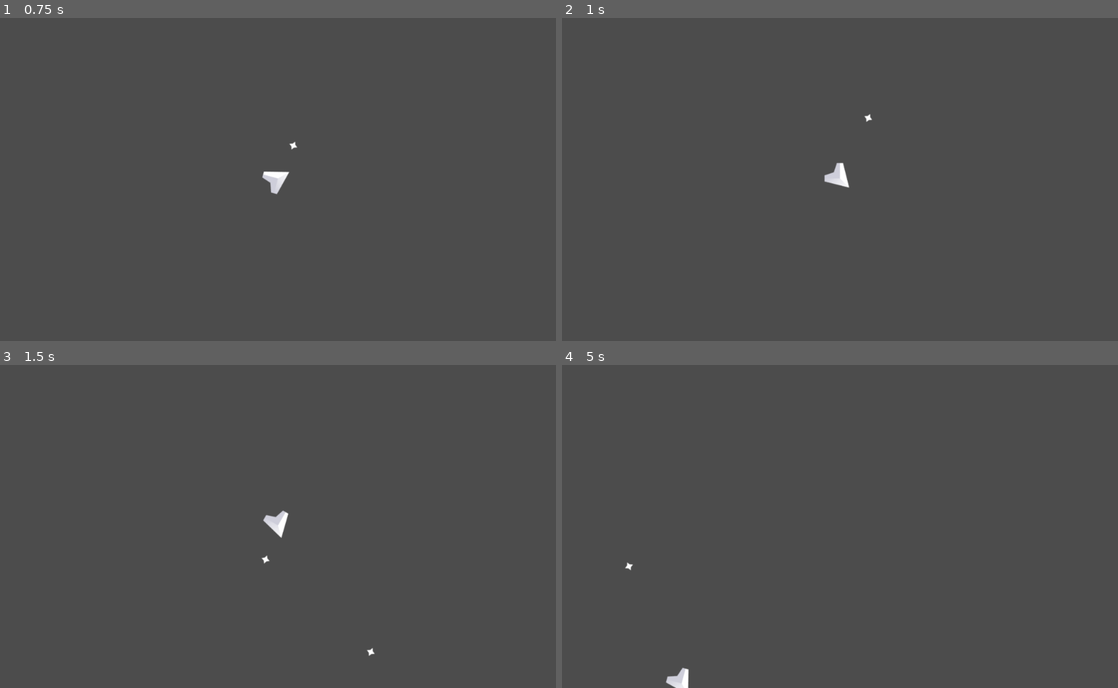
Above: before the commit, frames 1-4 (two rows, left to right).
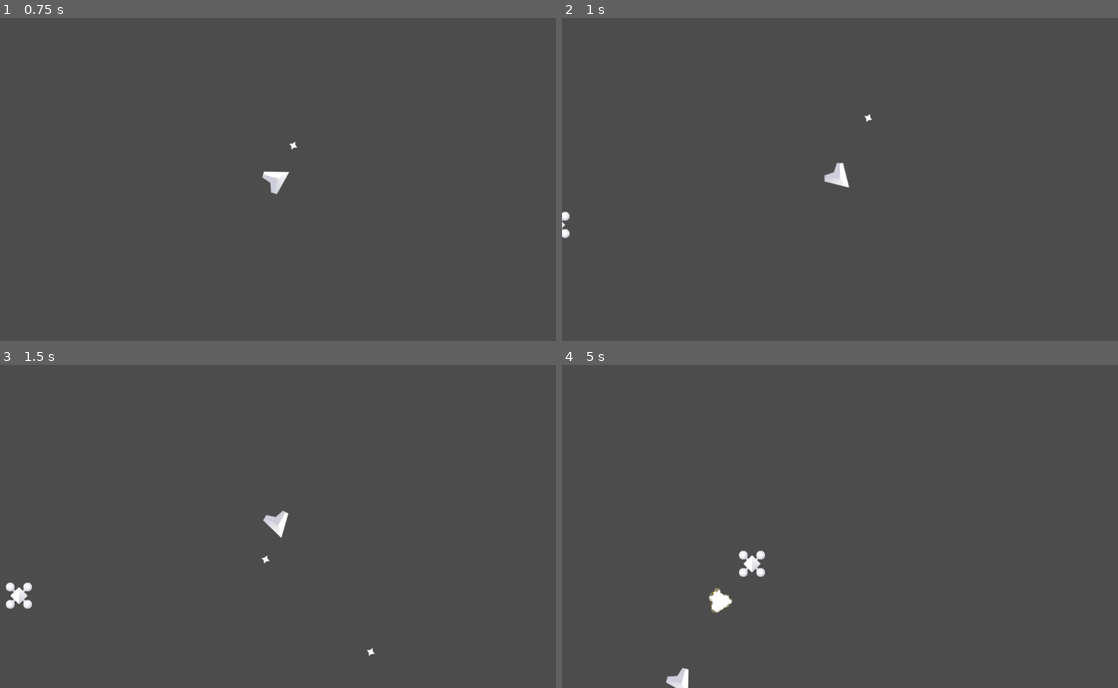
Above: after the commit, the same moments.

Repository: BL-MSCH-C220-Test/Space-Shooter-Demo
Game: Godot game, scene res://Game.tscn
Same seed, same stepped clock (60 frames per second), same inputs: the game is played once before the commit and once after it.
Inputs:
- Up to frame 1 (0.75 s): tap Enter at 0.5 s; hold D (right) from 0.53 s (still down); tap Space (shoot) at 0.6 s
- Up to frame 2 (1 s): keep holding D (right)
- Up to frame 3 (1.5 s): release D (right) at 1.28 s; hold A (left) from 1.28 s (still down); tap Space (shoot) at 1.35 s
- Up to frame 4 (5 s): release A (left) at 2.03 s; hold D (right) 2.03-2.78 s; tap Space (shoot) every 0.75 s from 2.1 to 4.35 s; hold W (forward) 2.78-3.53 s; hold A (left) from 3.53 s (still down)

Frame 1 is identical in both runs. In frame 2, less than 0.1% of the frame differs, in the area x 0-2%, y 60-69%; in frame 3, 0.3%; in frame 4, 0.5%, in the area x 11-37%, y 57-77%.

Commit message:
Initial commit

Diff:
--- /dev/null
+++ b/Asteroid/Asteroid.gd
@@ -0,0 +1,8 @@
+extends RigidBody2D
+
+
+func _integrate_forces(state):
+	var t = state.get_transform()
+	t.origin.x = wrapf(t.origin.x,0,Global.VP.x)
+	t.origin.y = wrapf(t.origin.y,0,Global.VP.y)
+	state.set_transform(t)
--- /dev/null
+++ b/Asteroid/Asteroid.tscn
@@ -0,0 +1,22 @@
+[gd_scene load_steps=4 format=2]
+
+[ext_resource path="res://Asteroid/Asteroid.gd" type="Script" id=1]
+[ext_resource path="res://Assets/Meteor.png" type="Texture" id=2]
+
+[sub_resource type="PhysicsMaterial" id=1]
+rough = true
+bounce = 0.1
+absorbent = true
+
+[node name="Asteroid" type="RigidBody2D"]
+mode = 2
+mass = 100.0
+physics_material_override = SubResource( 1 )
+gravity_scale = 0.0
+script = ExtResource( 1 )
+
+[node name="Sprite" type="Sprite" parent="."]
+texture = ExtResource( 2 )
+
+[node name="CollisionPolygon2D" type="CollisionPolygon2D" parent="."]
+polygon = PoolVector2Array( 21, -17.3, 21, -14.3, 29.1, 4, 26.3, 4, 20.3, 18, 18.6, 18, 2.6, 28, -2.5, 28, -21, 17.1, -21, 14.3, -29.1, -4, -26.2, -4, -17.2, -21, -14.5, -21, -4, -26.2, -4, -29.2 )
--- /dev/null
+++ b/Asteroid/Asteroid_small.gd
@@ -0,0 +1,8 @@
+extends RigidBody2D
+
+
+func _integrate_forces(state):
+	var t = state.get_transform()
+	t.origin.x = wrapf(t.origin.x,0,Global.VP.x)
+	t.origin.y = wrapf(t.origin.y,0,Global.VP.y)
+	state.set_transform(t)
--- /dev/null
+++ b/Asteroid/Asteroid_small.tscn
@@ -0,0 +1,22 @@
+[gd_scene load_steps=4 format=2]
+
+[ext_resource path="res://Asteroid/Asteroid_small.gd" type="Script" id=1]
+[ext_resource path="res://Assets/Meteor_small.png" type="Texture" id=2]
+
+[sub_resource type="PhysicsMaterial" id=1]
+rough = true
+bounce = 0.2
+absorbent = true
+
+[node name="Asteroid_small" type="RigidBody2D"]
+mode = 2
+mass = 30.0
+physics_material_override = SubResource( 1 )
+gravity_scale = 0.0
+script = ExtResource( 1 )
+
+[node name="Sprite" type="Sprite" parent="."]
+texture = ExtResource( 2 )
+
+[node name="CollisionPolygon2D" type="CollisionPolygon2D" parent="."]
+polygon = PoolVector2Array( 17, -13.4, 17, -9, 20.6, 5, 18.6, 5, 16.6, 14, 14.6, 14, 3.5, 20, -3.5, 20, -17, 13.2, -17, 9, -20.6, -5, -18.6, -5, -16.6, -14, -14.3, -14, -4, -18.3, -4, -20.8 )
--- /dev/null
+++ b/Enemy/Enemy.gd
@@ -0,0 +1,19 @@
+extends KinematicBody2D
+
+var direction = Vector2(1.5,0)
+var wobble = 30.0
+var initial_position = Vector2(-100, 400)
+
+func _ready():
+	position = initial_position
+
+func _physics_process(_delta):
+	position += direction
+	position.y = initial_position.y + sin(position.x/20)*wobble
+	if position.x > Global.VP.x + 150 or position.x < -150:
+		queue_free()
+
+
+func _on_Timer_timeout():
+	#shoot
+	pass
--- a/Game.tscn
+++ b/Game.tscn
@@ -1,10 +1,31 @@
-[gd_scene load_steps=2 format=2]
+[gd_scene load_steps=4 format=2]
 
 [ext_resource path="res://Player/Player_Container.gd" type="Script" id=1]
+[ext_resource path="res://Enemy/Enemy.gd" type="Script" id=2]
+[ext_resource path="res://Assets/Enemy.png" type="Texture" id=3]
 
 [node name="Game" type="Node2D"]
 
 [node name="Player_Container" type="Node2D" parent="."]
 script = ExtResource( 1 )
 
+[node name="Asteroid_Container" type="Node2D" parent="."]
+
+[node name="Enemy_Container" type="Node2D" parent="."]
+
+[node name="Enemy" type="KinematicBody2D" parent="Enemy_Container"]
+script = ExtResource( 2 )
+
+[node name="Sprite" type="Sprite" parent="Enemy_Container/Enemy"]
+texture = ExtResource( 3 )
+
+[node name="CollisionPolygon2D" type="CollisionPolygon2D" parent="Enemy_Container/Enemy"]
+polygon = PoolVector2Array( -10, -25.9, -4, -20.9, -4, -16.4, 0.700001, -20.4, 3, -19.3, 3, -18, 4, -17.2, 4, -20.8, 11.2, -28, 20.8, -28, 28, -20.8, 28, -11.2, 20.8, -4, 16.4, -4, 20.4, 0.700001, 19.3, 3, 18, 3, 17.2, 4, 20.8, 4, 28, 11.2, 28, 22, 25.9, 22, 20.9, 28, 10, 28, 10, 25.9, 4, 20.9, 4, 16.4, -0.700001, 20.4, -3, 19.3, -3, 18, -4, 17.2, -4, 20.8, -11.2, 28, -20.7, 28, -27, 23, -27, 20, -28.3, 10, -25.9, 10, -20.9, 4, -16.4, 4, -20.4, -0.700001, -19.3, -3, -18, -3, -17.2, -4, -20.8, -4, -28, -11.2, -28, -20.9, -22, -25.9, -22, -28, -10, -28 )
+
+[node name="Timer" type="Timer" parent="Enemy_Container/Enemy"]
+wait_time = 0.2
+autostart = true
+
 [node name="Effects" type="Node2D" parent="."]
+
+[connection signal="timeout" from="Enemy_Container/Enemy/Timer" to="Enemy_Container/Enemy" method="_on_Timer_timeout"]
--- a/Player/Player_Container.gd
+++ b/Player/Player_Container.gd
@@ -5,5 +5,5 @@
 func _physics_process(_delta):
 	if get_child_count() == 0:
 		var player = Player.instance()
+		player.position = Vector2(Global.VP.x/2, Global.VP.y/2)
 		add_child(player)
-		player.position = Vector2(Global.VP.x/2, Global.VP.y/2)
